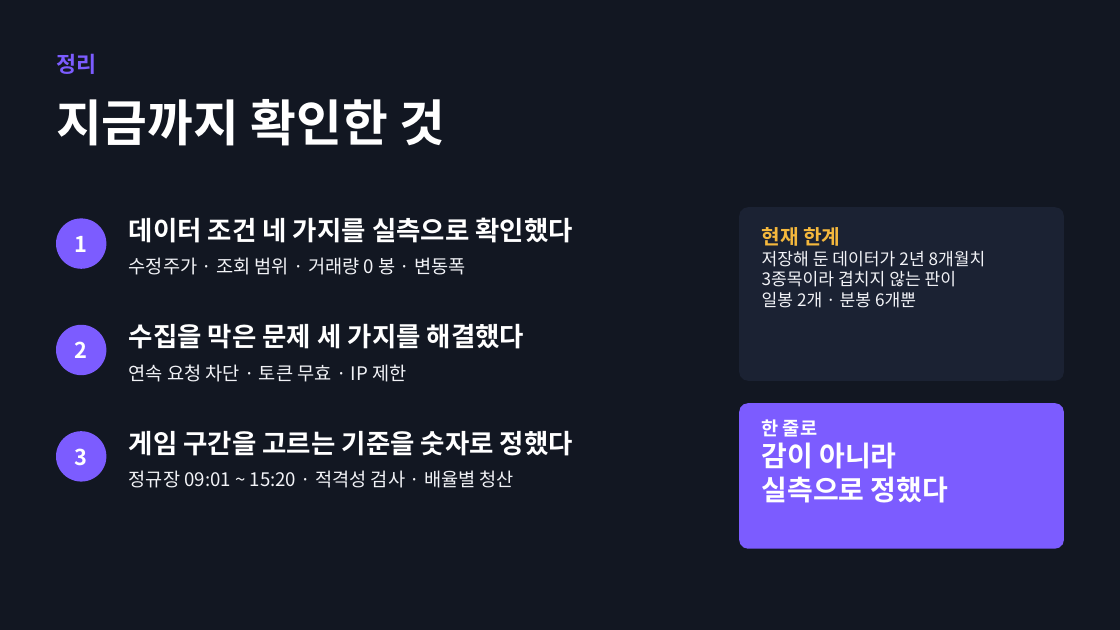
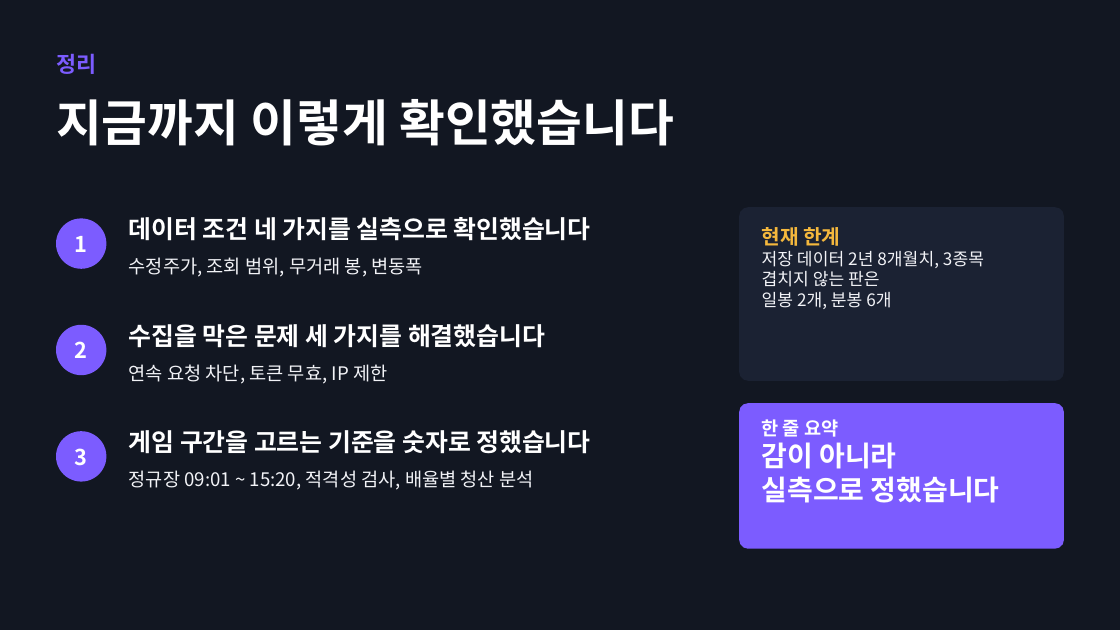
Before and after one commit to mth1108/money_game, a slide deck: slide 12 of presentations/01-data/moneygame-progress.pptx. Drawn at 1120x630 pixels with LibreOffice and Linux fonts; fonts in the diff are those of the drawing. Boxes give left, top, right and bottom in pixels: in the first picture for what was removed or moved away, otherwise in the second. Text is boxed around its words. In the diff, an @@ line names an element or a change of style, - is before the commit and + after.

```diff
--- a/presentations/01-data/moneygame-progress.pptx
+++ b/presentations/01-data/moneygame-progress.pptx
@@ title at (56,99,674,146): text changed @@
-지금까지 확인한 것
+지금까지 이렇게 확인했습니다
@@ text at (129,217,591,241): text changed; size 17 to 16 pt @@
-데이터 조건 네 가지를 실측으로 확인했다
+데이터 조건 네 가지를 실측으로 확인했습니다
@@ text at (129,257,422,277): text changed @@
-수정주가 · 조회 범위 · 거래량 0 봉 · 변동폭
+수정주가, 조회 범위, 무거래 봉, 변동폭
@@ text at (762,251,984,309): text changed @@
-저장해 둔 데이터가 2년 8개월치
-3종목이라 겹치지 않는 판이
-일봉 2개 · 분봉 6개뿐
+저장 데이터 2년 8개월치, 3종목
+겹치지 않는 판은
+일봉 2개, 분봉 6개
@@ text at (129,324,545,348): text changed; size 17 to 16 pt @@
-수집을 막은 문제 세 가지를 해결했다
+수집을 막은 문제 세 가지를 해결했습니다
@@ text at (129,364,387,384): text changed @@
-연속 요청 차단 · 토큰 무효 · IP 제한
+연속 요청 차단, 토큰 무효, IP 제한
@@ text at (762,419,838,437): text changed @@
-한 줄로
+한 줄 요약
@@ text at (129,430,590,454): text changed; size 17 to 16 pt @@
-게임 구간을 고르는 기준을 숫자로 정했다
+게임 구간을 고르는 기준을 숫자로 정했습니다
@@ text at (129,470,533,490): text changed @@
-정규장 09:01 ~ 15:20 · 적격성 검사 · 배율별 청산
+정규장 09:01 ~ 15:20, 적격성 검사, 배율별 청산 분석
@@ text at (762,476,1000,503): text changed @@
-실측으로 정했다
+실측으로 정했습니다
```
Also in this commit, not shown: 11 other slides changed, 2 other files.
